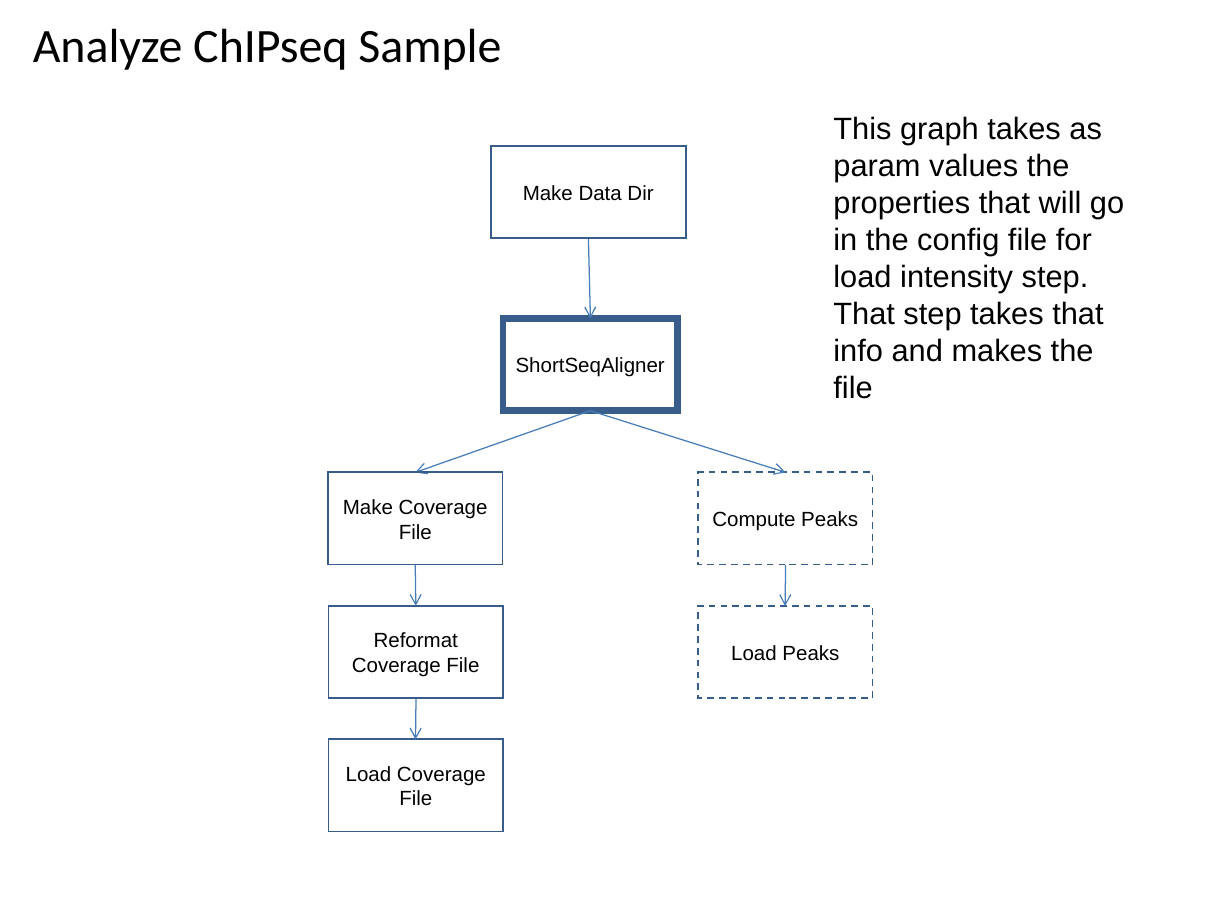
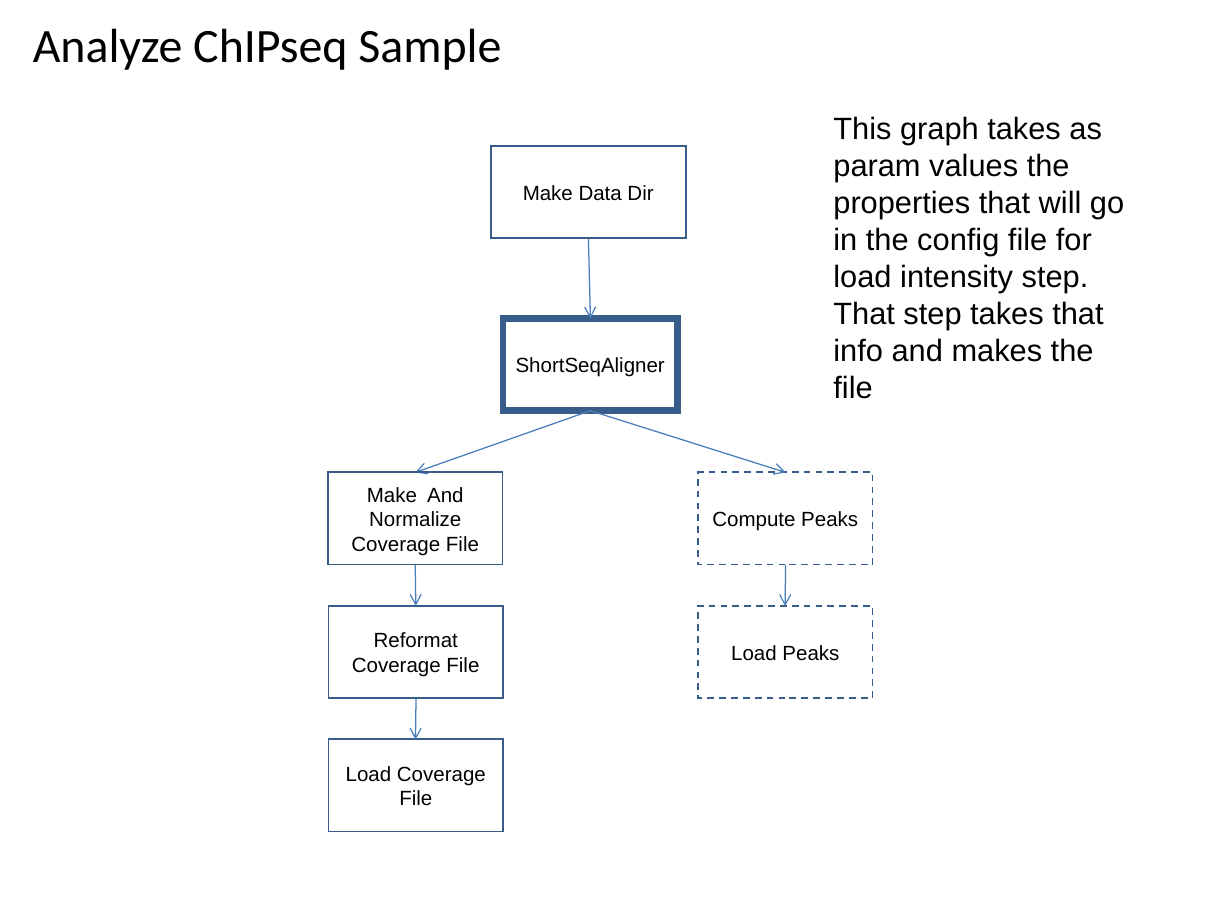
Before and after one commit to VEuPathDB/ApiCommonWorkflow, a slide deck: slide 50 of Main/doc/IntegratedWorkflow.ppt. Drawn at 1232x924 pixels with LibreOffice and Linux fonts; fonts in the diff are those of the drawing. Boxes give left, top, right and bottom in pixels: in the first picture for what was removed or moved away, otherwise in the second. Text is boxed around its words. In the diff, an @@ line names an element or a change of style, - is before the commit and + after.

```diff
--- a/Main/doc/IntegratedWorkflow.ppt
+++ b/Main/doc/IntegratedWorkflow.ppt
@@ text in rectangle at (351,487,479,556): text changed @@
-Make Coverage File
+Make And Normalize Coverage File
```
Also in this commit, not shown: 2 other slides changed, 2 other files.
